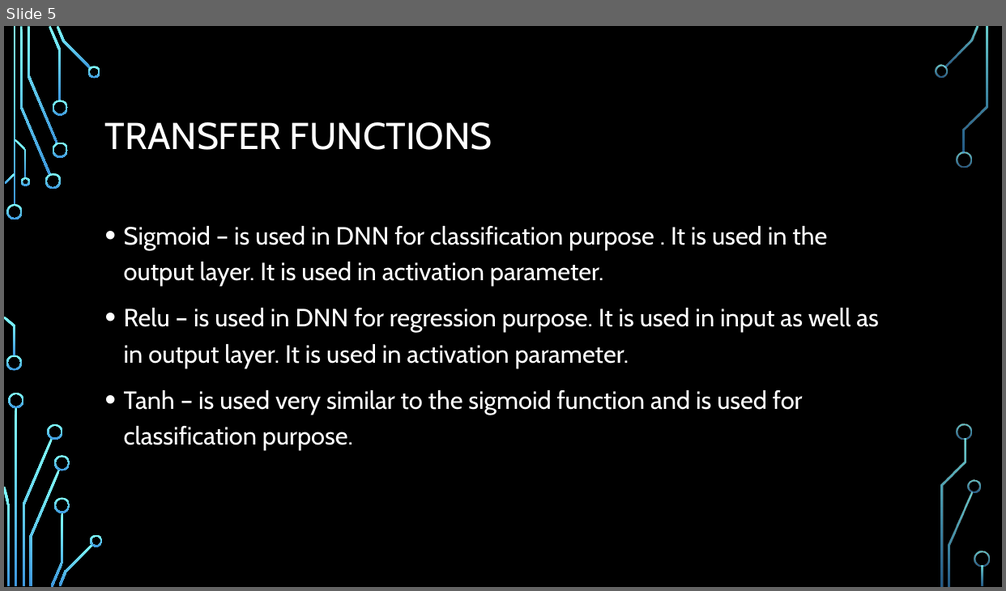
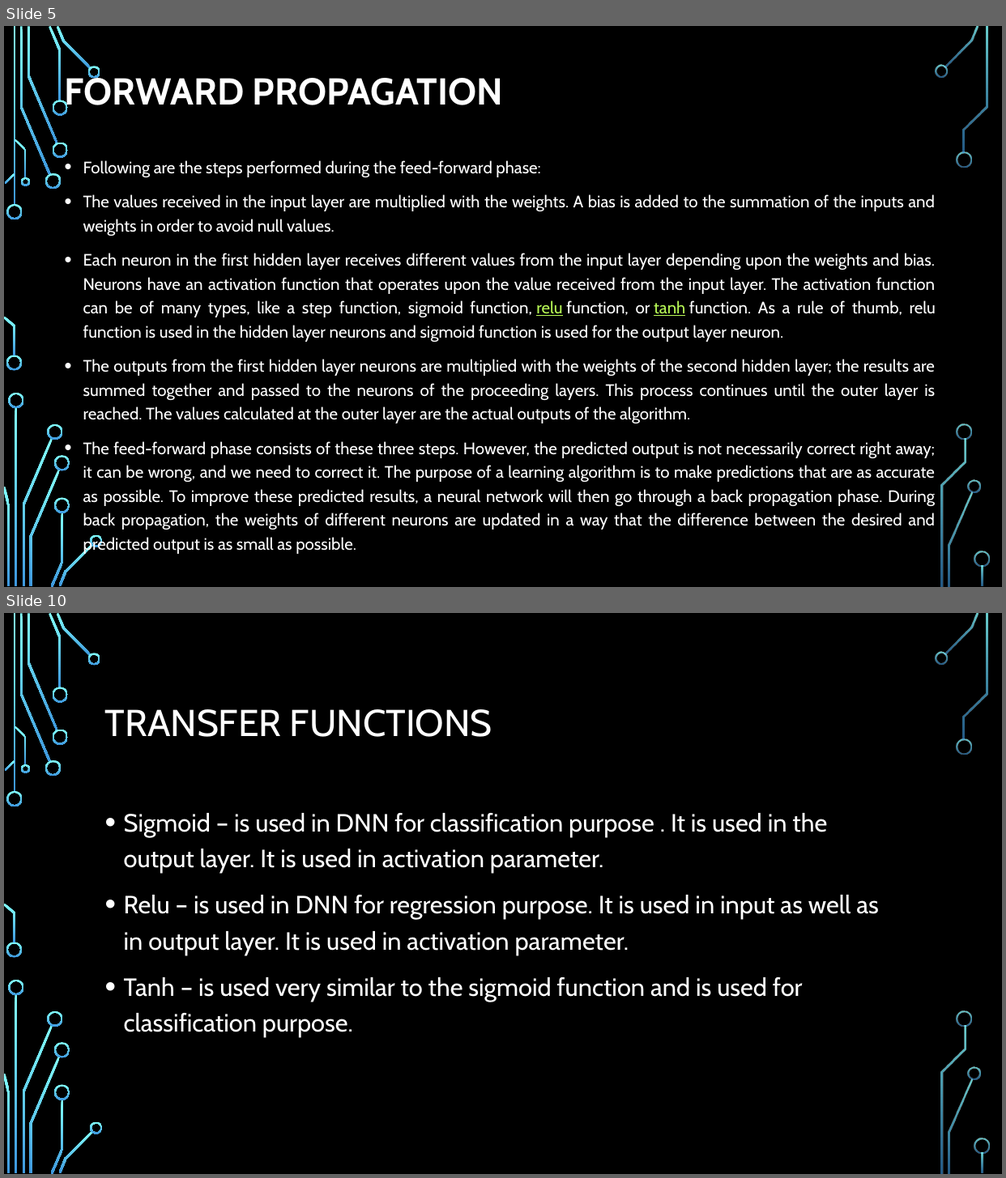
Before and after one commit to ENG19CS0023-AKSHAY/Deep-learning, a slide deck: ENG19CS0023(Akshay V R)(DL assignment 2).pptx. Shown one above the other, each under a label of ours: slide 5 before the commit, slides 5 and 10 after it; the slides between them are not shown. The pictures are 1006x591 and 1006x1178 pixels, drawn with LibreOffice and Linux fonts; fonts in the diff are those of the drawing; background and template pictures are left out. Boxes give left, top, right and bottom in pixels: in the first picture for what was removed or moved away, otherwise in the second. Text is boxed around its words. In the diff, an @@ line names an element or a change of style, - is before the commit and + after.

```diff
--- a/ENG19CS0023(Akshay V R)(DL assignment 2).pptx
+++ b/ENG19CS0023(Akshay V R)(DL assignment 2).pptx
@@ slide 5 added at (4,26,1002,587), background picture (left out); not listed: 36 template elements that a slide beside it also shows @@
@@ title added at (65,72,503,113), 36 pt, text #FFFFFF, bold @@
+FORWARD PROPAGATION
@@ text added at (83,160,936,530), 16 pt, text #FFFFFF @@
+• Following are the steps performed during the feed-forward phase:
+• The values received in the input layer are multiplied with the weights. A bias is added to the summation of the inputs and weights in order to avoid null values.
+• Each neuron in the first hidden layer receives different values from the input layer depending upon the weights and bias. Neurons have an activation function that operates upon the value received from the input layer. The activation function can be of many types, like a step function, sigmoid function, relu function, or tanh function. As a rule of thumb, relu function is used in the hidden layer neurons and sigmoid function is used for the output layer neuron.
+• The outputs from the first hidden layer neurons are multiplied with the weights of the second hidden layer; the results are summed together and passed to the neurons of the proceeding layers. This process continues until the outer layer is reached. The values calculated at the outer layer are the actual outputs of the algorithm.
+• The feed-forward phase consists of these three steps. However, the predicted output is not necessarily correct right away; it can be wrong, and we need to correct it. The purpose of a learning algorithm is to make predictions that are as accurate as possible. To improve these predicted results, a neural network will then go through a back propagation phase. During back propagation, the weights of different neurons are updated in a way that the difference between the desired and predicted output is as small as possible.
@@ what was slide 5 is now slide 10 @@
```
Also in this commit, not shown: 9 other slides added.
